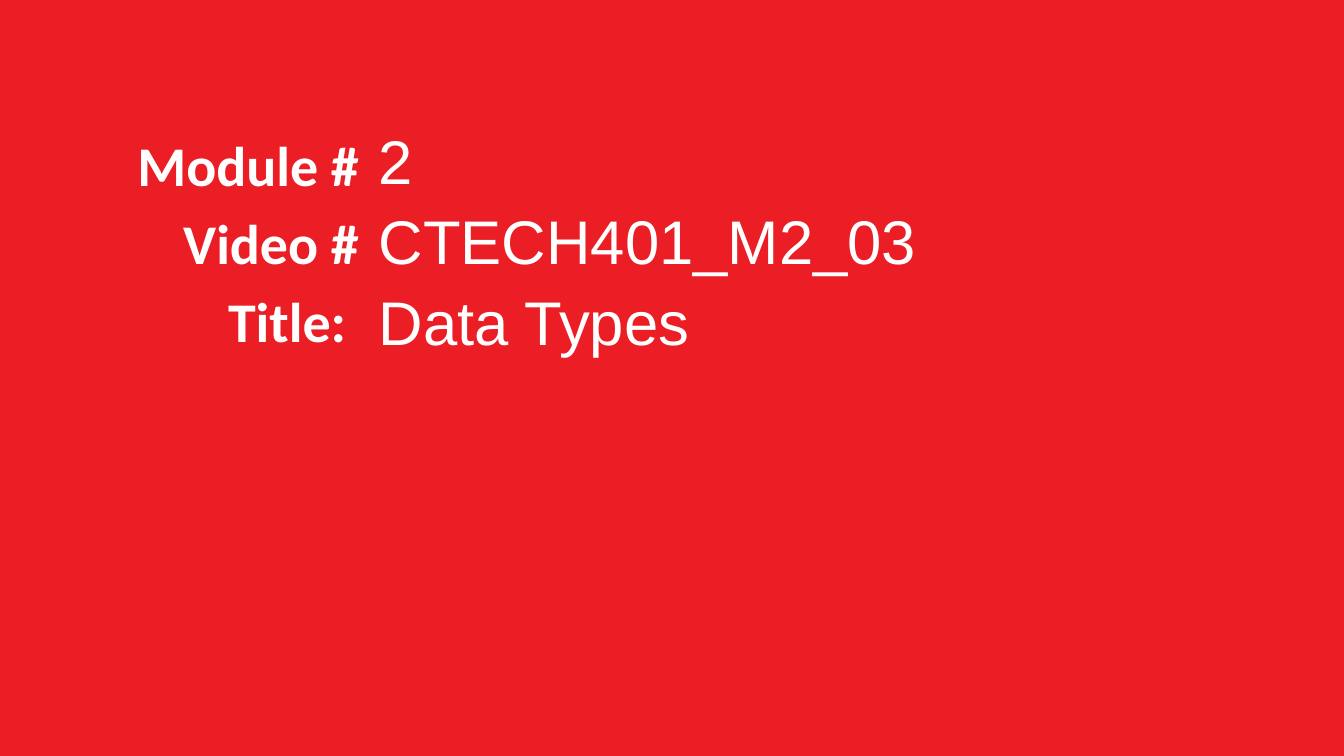
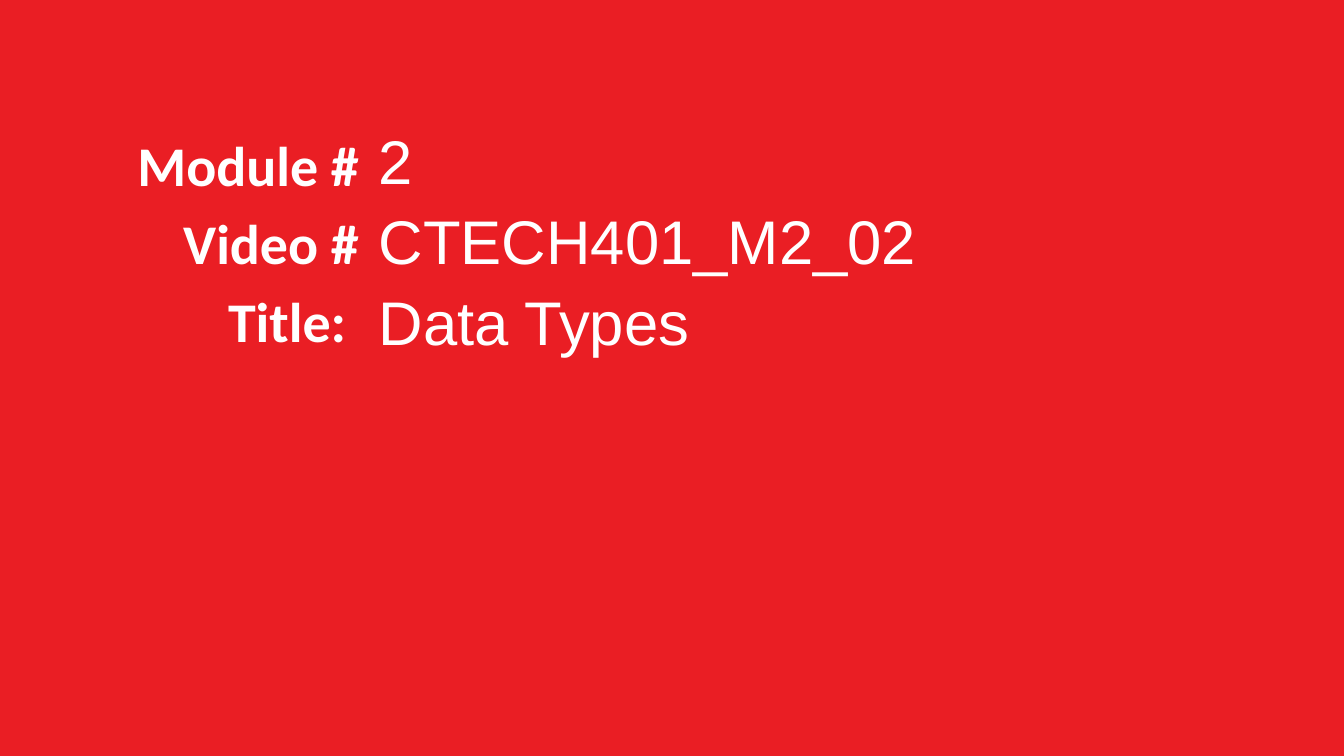
Before and after one commit to grimmelm/ctech404, a slide deck: slide 86 of ctech401/CTECH401_Combined-Slides.pptx. Drawn at 1344x756 pixels with LibreOffice and Linux fonts; fonts in the diff are those of the drawing. Boxes give left, top, right and bottom in pixels: in the first picture for what was removed or moved away, otherwise in the second. Text is boxed around its words. In the diff, an @@ line names an element or a change of style, - is before the commit and + after.

```diff
--- a/ctech401/CTECH401_Combined-Slides.pptx
+++ b/ctech401/CTECH401_Combined-Slides.pptx
@@ text at box(379, 221, 916, 276): text changed @@
-CTECH401_M2_03
+CTECH401_M2_02
```
Also in this commit, not shown: 24 other slides changed.
